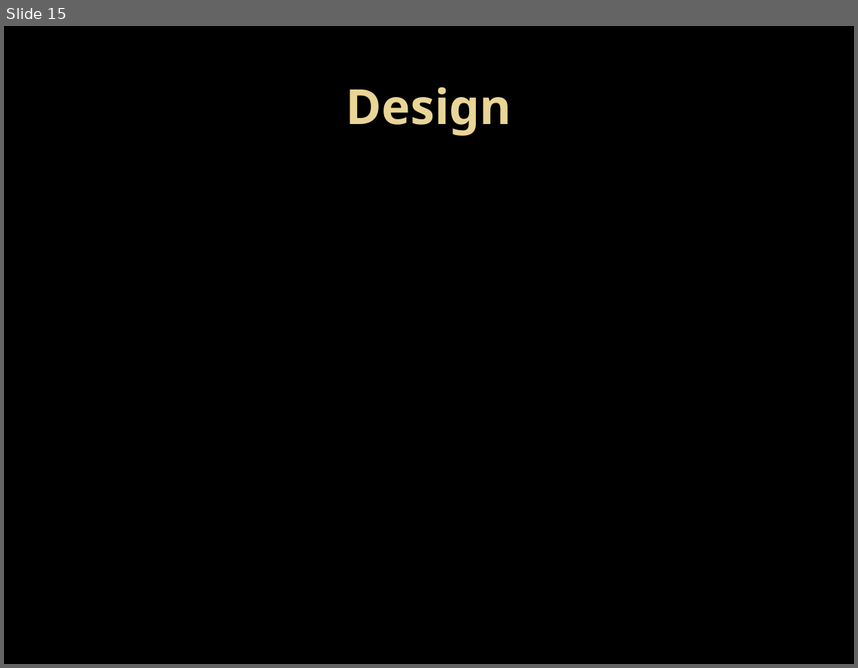
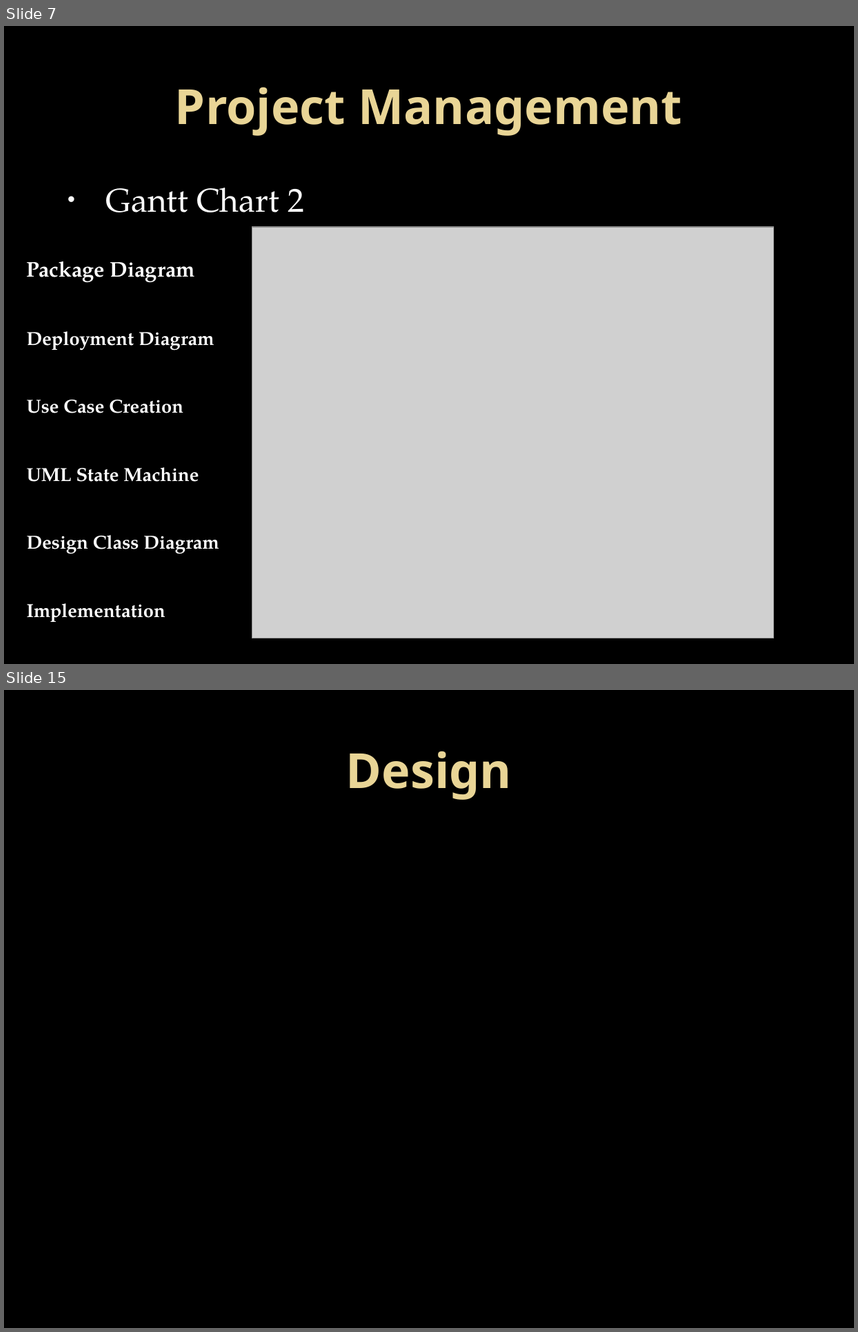
Before and after one commit to GroupIntensioMemoryGame/ProjectFiles, a slide deck: Delivery Briefing/Delivery Briefing.pptx. Shown one above the other, each under a label of ours: slide 15 before the commit, slides 7 and 15 after it; the slides between them are not shown. The pictures are 858x668 and 858x1332 pixels, drawn with LibreOffice and Linux fonts; fonts in the diff are those of the drawing; grey boxes stand for pictures; background and template pictures are left out. Boxes give left, top, right and bottom in pixels: in the first picture for what was removed or moved away, otherwise in the second. Text is boxed around its words. In the diff, an @@ line names an element or a change of style, - is before the commit and + after.

```diff
--- a/Delivery Briefing/Delivery Briefing.pptx
+++ b/Delivery Briefing/Delivery Briefing.pptx
@@ slide 7 added at (4,26,854,664), background picture (left out) @@
@@ title added at (175,87,682,136), 41 pt, text gradient #EAD696 to #E7D081, bold @@
+Project Management
@@ text added at (106,187,304,212), 28 pt, text #FFFFFF @@
+• Gantt Chart 2
@@ picture added at (252,227,774,637) @@
@@ text added at (27,261,219,621), 16 pt, text #FFFFFF, bold @@
+Package Diagram
+Deployment Diagram
+Use Case Creation
+UML State Machine
+Design Class Diagram
+Implementation
```
Also in this commit, not shown: 11 slides changed, 4 other slides added, 4 slides removed.
